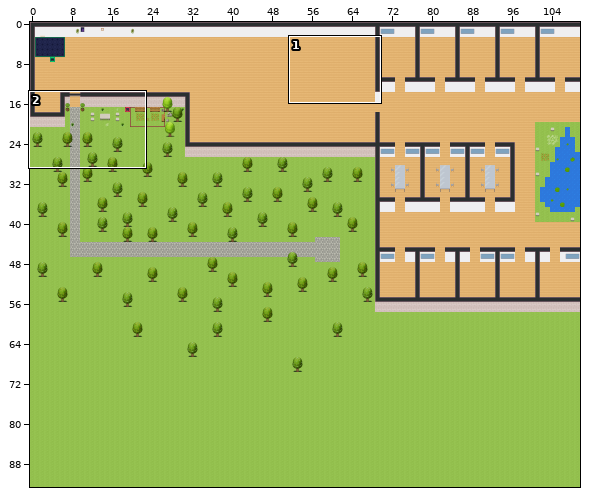
A Tiled map (JSON) gets an edit: maps/map.tmj. Above, an overview of the earlier version with the close-up marked.
Close-up. Old version:
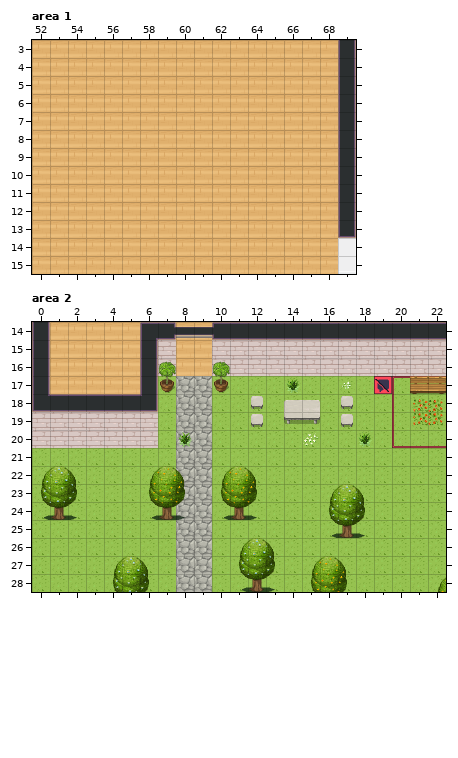
Cells are 32x32 px. Shown: area 1 x 52..69, y 3..15; area 2 x 0..22, y 14..28. The commit also changed other parts of the map, which this record leaves out.
After:
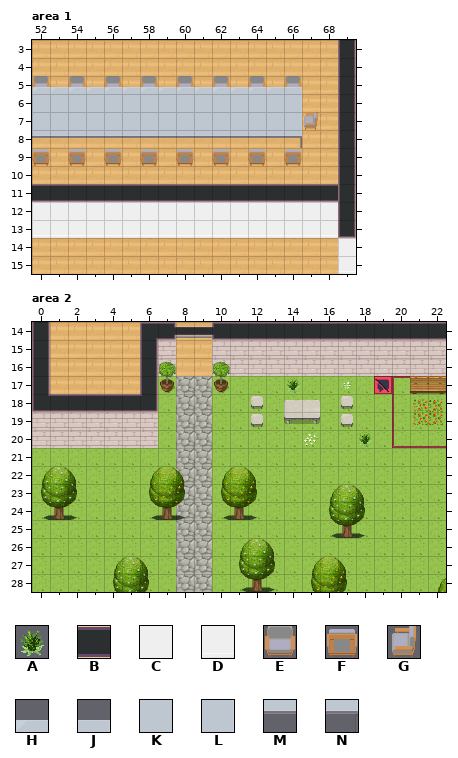
Key: from "WA_Exterior": A 506; from "WA_Room_Builder": B 95, C 119, D 144; from "WA_Seats": E 98, F 99, G 101; from "WA_Tables": H 6, J 7, K 16, L 17, M 26, N 27.
_ is an empty cell, . an unchanged one.
The exact change:
--- layer "walls/walls1", area 1
@@ x 52..68 @@
-11 _________________
-12 _________________
-13 _________________
+11 BBBBBBBBBBBBBBBBB
+12 CCCCCCCCCCCCCCCCC
+13 DDDDDDDDDDDDDDDDD
--- layer "furniture/furniture2", area 1
@@ x 52..67 @@
- 5 _._._._._._._._.
- 6 _______________.
- 7 ________________
- 8 _______________.
- 9 _._._._._._._._.
+ 5 E.E.E.E.E.E.E.E.
+ 6 KKKKKKKKKKKKKKL.
+ 7 KKKKKKKKKKKKKKLG
+ 8 MMMMMMMMMMMMMMN.
+ 9 F.F.F.F.F.F.F.F.
--- layer "furniture/furniture3", area 1
@@ x 52..66 @@
- 5 _______________
+ 5 HHHHHHHHHHHHHHJ
--- layer "furniture/furniture1", area 2
@@ x 8..8 @@
-20 A
+20 _
Pixel boxes of the changes (left, top, right, bottom) in both close-ups:
added: (32, 76, 318, 166)
added: (32, 184, 338, 238)
removed: (178, 432, 192, 447)
